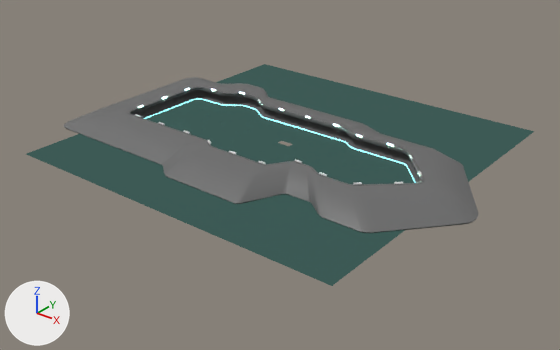
The glTF model assets/Trong_legacy_bike[All].gltf, before and after one commit.
Before and after are seen from a 50 mm lens placed at (2157.0, -2715.0, 1504.0), pointed at (44.0, -75.0, -133.0). Arrows for +X, +Y and +Z are at lower left; the lights stay in place. Where no turn or scale is listed for an object, it has been applied to the vertices. Vertices at the same position are counted once.

Names of what the first picture shows: 'Ground.001', 'Guard_Barrier', 'Light1', 'ROOF', 'Stages.001', 'Tribunes'.
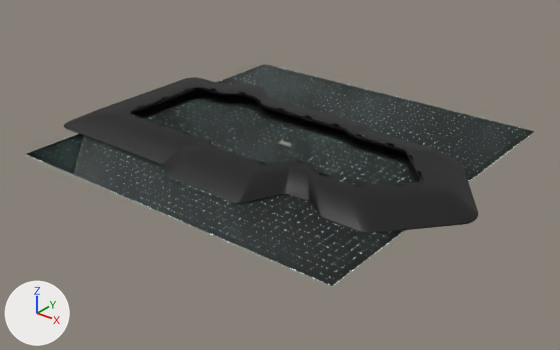
What differs and where, as boxes [x1, y1, x2, y2] in the pictures (560 x 350 px):
'Ground.001', recoloured (cyan to black)
    both: [26, 64, 535, 286]
'ROOF', recoloured (grey to black)
    both: [64, 77, 478, 233]
'Stages.001', recoloured
    both: [132, 90, 420, 182]
'Guard_Barrier', recoloured (cyan to black)
    both: [144, 98, 416, 183]
part 1 of me_cube_001, recoloured (white to black)
    both: [135, 87, 422, 185]

What changed in the scene script:
```text
Change me_vert_003:
    where me_vert_003.from_pydata(...)  # 640 vertices, 1280 faces; spans x -582.0..983.0, y -373.0..259.0, z 0.0..6.0
    remove me_vert_003.materials.append(mat_glassbarrier)  # cyan #64c9e7
    add me_vert_003.materials.append(mat_edges_uv_texture)
Change me_vert_007:
    where me_vert_007.from_pydata(...)  # 348 vertices, 568 faces; spans x -673.0..1073.0, y -463.0..348.0, z 0.0..70.0
    remove me_vert_007.materials.append(mat_dark)  # dark grey #6b6b6b
    add me_vert_007.materials.append(mat_edges_uv_texture)
Change me_vert_008:
    where me_vert_008.from_pydata(...)  # 384 vertices, 768 faces; spans x -850.0..1251.0, y -622.0..507.0, z -2.0..75.0
    remove me_vert_008.materials.append(mat_emmit_metalic)  # dark grey #6b6b6b
    add me_vert_008.materials.append(mat_edges_uv_texture)
Change me_cube_001:
    where me_cube_001.from_pydata(...)  # 368 vertices, 644 faces; spans x -757.0..788.0, y -428.0..207.0, z 77.0..87.0
    used by ob_light1; location = (0.0, 53.0, -4.0)
    remove me_cube_001.materials.append(mat_emmit)  # cyan #a2ffec
    me_cube_001 part 1: all 598 faces that had it switch from no material to mat_edges_uv_texture
Change me_plane_012:
    where me_plane_012.from_pydata(...)  # 4062 vertices, 8124 faces; spans x -860.0..900.0, y -860.0..900.0, z 0.0
    remove me_plane_012.materials.append(mat_groundv2)  # black #000000
    add me_plane_012.materials.append(mat_edges_uv_texture)
```
